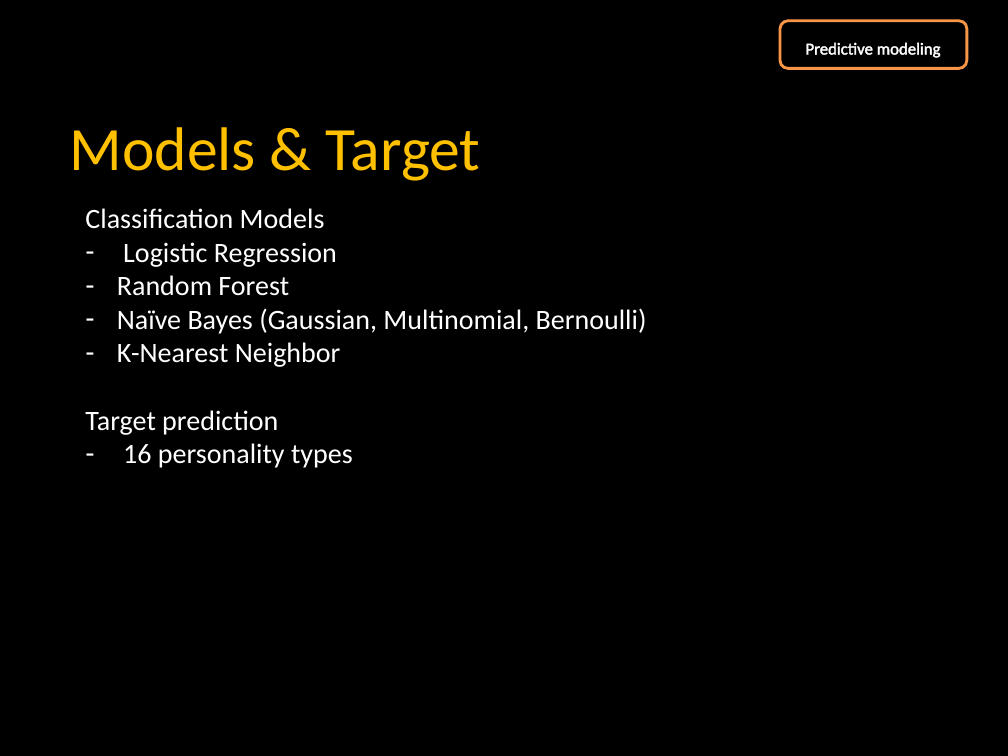
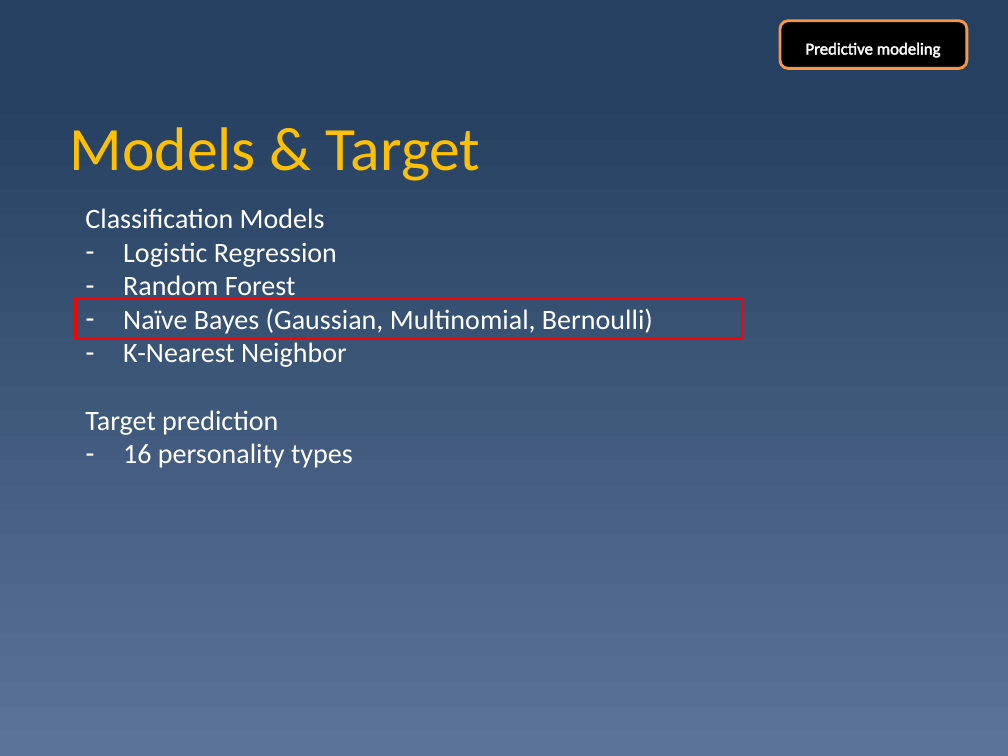
Before and after one commit to WeeYL/capstone, a slide deck: slide 22 of Personality analysis.pptx. Drawn at 1008x756 pixels with LibreOffice and Linux fonts; fonts in the diff are those of the drawing. Boxes give left, top, right and bottom in pixels: in the first picture for what was removed or moved away, otherwise in the second. Text is boxed around its words. In the diff, an @@ line names an element or a change of style, - is before the commit and + after.

```diff
--- a/Personality analysis.pptx
+++ b/Personality analysis.pptx
@@ background #000000 to gradient #254061 to #5B7397 @@
@@ text "Classification Models" rewrapped from <box>85,208,647,468</box> to <box>85,208,653,468</box> @@
@@ rectangle added at <box>76,298,742,338</box>, outline #FF0000 2 pt @@
```
Also in this commit, not shown: 29 other slides changed, 2 slides added, 2 slides removed, 2 other files.
